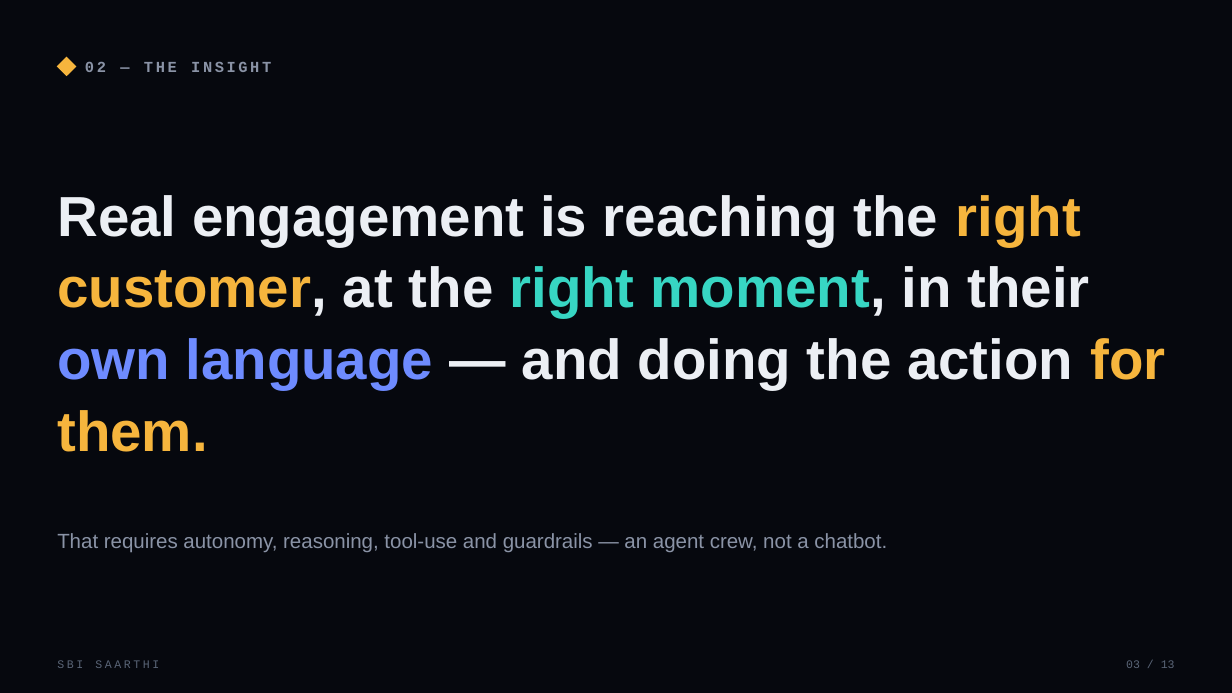
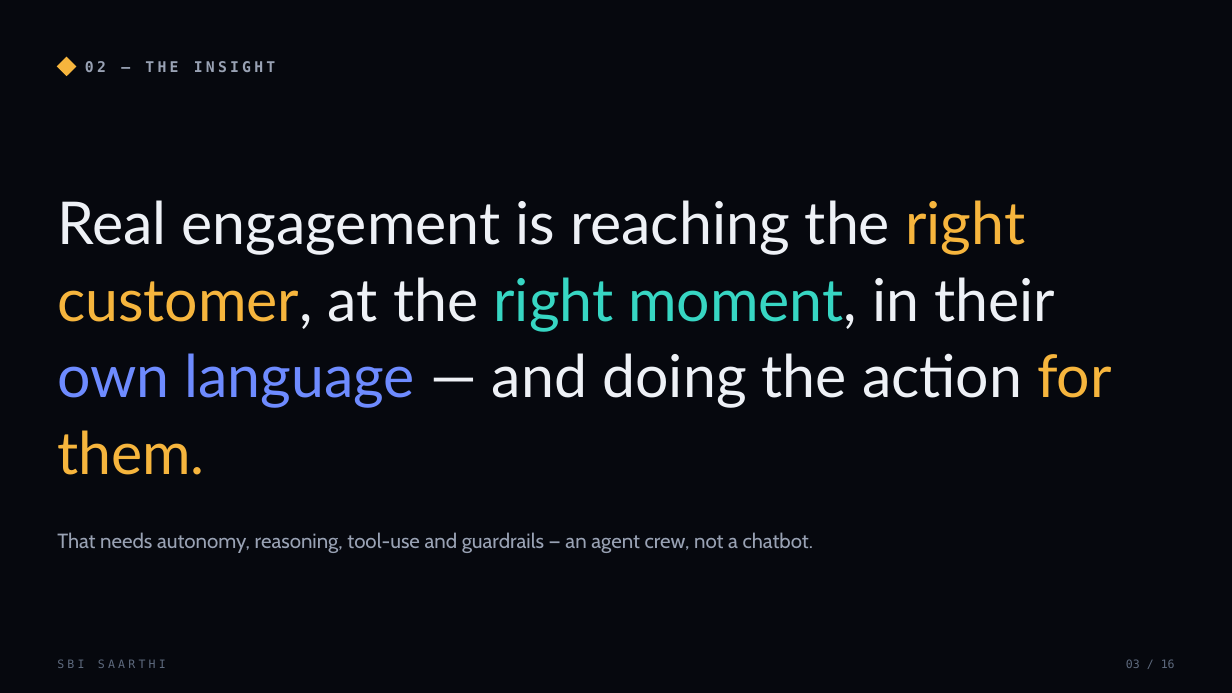
Before and after one commit to SaudSatopay/sbi-saarthi, a slide deck: slide 3 of SBI-Saarthi-Idea-Deck.pptx. Drawn at 1232x693 pixels with LibreOffice and Linux fonts; fonts in the diff are those of the drawing. Boxes give left, top, right and bottom in pixels: in the first picture for what was removed or moved away, otherwise in the second. Text is boxed around its words. In the diff, an @@ line names an element or a change of style, - is before the commit and + after.

Commit message:
Polish deck typography, add technical slides, add team names
Deck: new type system (Bahnschrift SemiBold / Segoe UI / Cascadia Mono) replacing the generic Arial/Courier; added a 5-slide technical block - system design, agent runtime, data & models, engineering stack & deployment, and security/consent/compliance (now 16 slides). Site: real team member names in the footer. Team SAS CODIES: Saud Satopay, Aryan Walunj, Sahil Addagatla.

```diff
--- a/SBI-Saarthi-Idea-Deck.pptx
+++ b/SBI-Saarthi-Idea-Deck.pptx
@@ text "02 — THE INSIGHT" at box(85, 61, 275, 72): size 12 to 11.5 pt, font Courier New to DejaVu Sans Mono, text colour #8A93A6 to #99A2B4, letter spacing 2 to 2.5 pt @@
@@ text "Real engagement is reaching the ..." at box(57, 200, 1112, 475): size 44 to 46 pt, font Arial to Lato, bold off; text colour #ECEFF4 to #EEF1F6 in "Real engagement is reaching the customer, at ..."; line spacing 1.06 to 1.08 @@
@@ text at box(57, 532, 813, 553): text changed; font Arial to Cabin; text colour #8A93A6 to #99A2B4 @@
-That requires autonomy, reasoning, tool-use and guardrails — an agent crew, not a chatbot.
+That needs autonomy, reasoning, tool-use and guardrails — an agent crew, not a chatbot.
@@ text "SBI SAARTHI" at box(57, 659, 166, 668): font Courier New to DejaVu Sans Mono, text colour #5A6577 to #5E6A7E, letter spacing 2 to 2.5 pt @@
@@ text at box(1126, 659, 1175, 668): text changed; font Courier New to DejaVu Sans Mono; text colour #5A6577 to #5E6A7E @@
-03 / 13
+03 / 16
```
Also in this commit, not shown: 10 other slides changed, 5 slides added, 2 slides removed, 6 other files.
